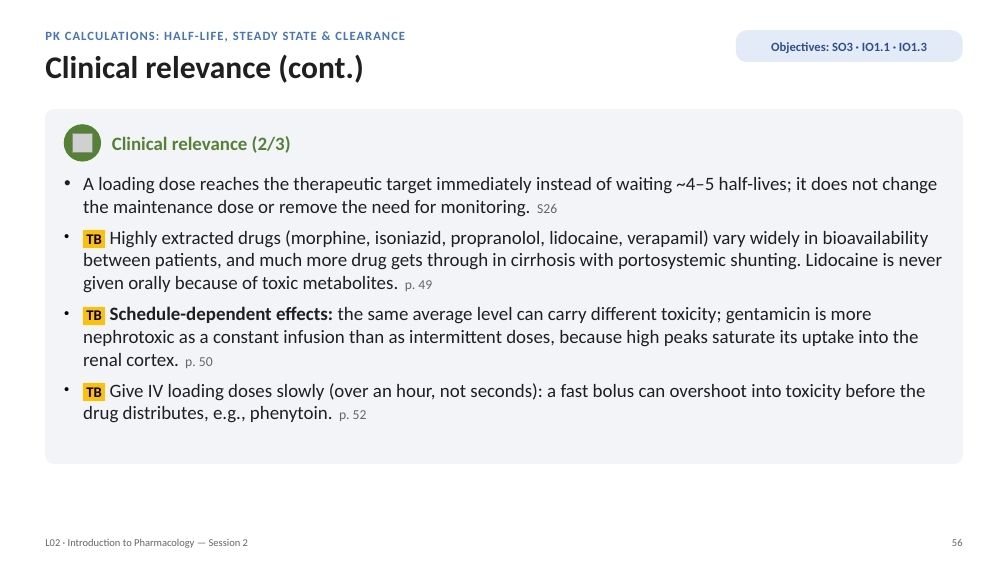
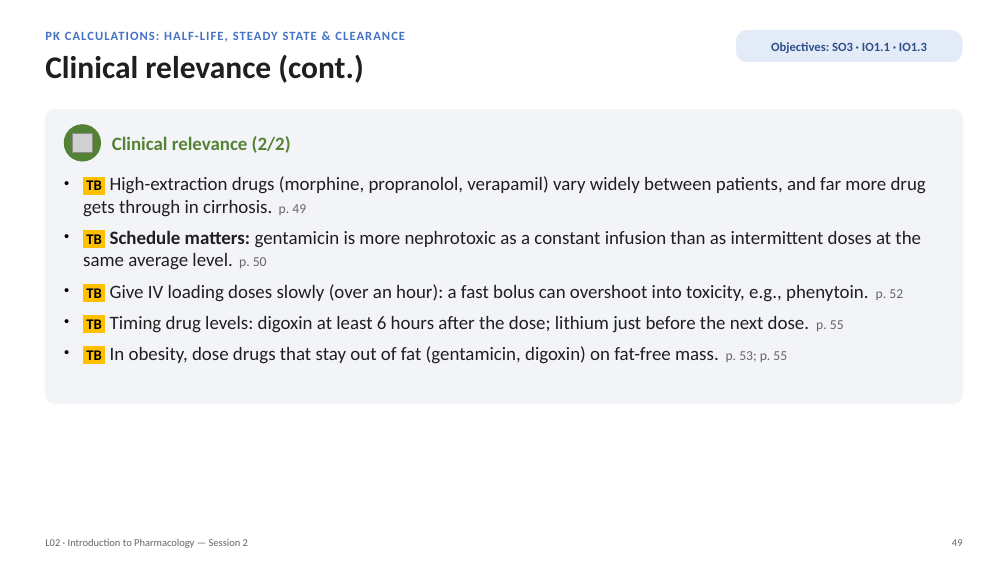
Before and after one commit to bishwokrit/DPAS-Pharm, a slide deck: slide 49 of docs/L02/L02_Unit_1_Introduction_to_Pharmacology_Session_2_study_deck.pptx (slide 56 before the commit). Drawn at 1008x567 pixels with LibreOffice and Linux fonts; fonts in the diff are those of the drawing; grey boxes stand for pictures. Boxes give left, top, right and bottom in pixels: in the first picture for what was removed or moved away, otherwise in the second. Text is boxed around its words. In the diff, an @@ line names an element or a change of style, - is before the commit and + after.

```diff
--- a/docs/L02/L02_Unit_1_Introduction_to_Pharmacology_Session_2_study_deck.pptx
+++ b/docs/L02/L02_Unit_1_Introduction_to_Pharmacology_Session_2_study_deck.pptx
@@ rounded rectangle: place and size @@
-rounded rectangle at box(45, 110, 963, 464)
+rounded rectangle at box(45, 110, 963, 403)
@@ rounded rectangle at box(45, 110, 963, 403): proportions changed @@
@@ text at box(112, 136, 291, 153): text changed @@
-Clinical relevance (2/3)
+Clinical relevance (2/2)
@@ text at box(83, 176, 926, 364): text changed @@
-• A loading dose reaches the therapeutic target immediately instead of waiting ~4–5 half-lives; it does not change the maintenance dose or remove the need for monitoring. S26
-• TB Highly extracted drugs (morphine, isoniazid, propranolol, lidocaine, verapamil) vary widely in bioavailability between patients, and much more drug gets through in cirrhosis with portosystemic shunting. Lidocaine is never given orally because of toxic metabolites. p. 49
-• TB Schedule-dependent effects: the same average level can carry different toxicity; gentamicin is more nephrotoxic as a constant infusion than as intermittent doses, because high peaks saturate its uptake into the renal cortex. p. 50
-• TB Give IV loading doses slowly (over an hour, not seconds): a fast bolus can overshoot into toxicity before the drug distributes, e.g., phenytoin. p. 52
+• TB High-extraction drugs (morphine, propranolol, verapamil) vary widely between patients, and far more drug gets through in cirrhosis. p. 49
+• TB Schedule matters: gentamicin is more nephrotoxic as a constant infusion than as intermittent doses at the same average level. p. 50
+• TB Give IV loading doses slowly (over an hour): a fast bolus can overshoot into toxicity, e.g., phenytoin. p. 52
+• TB Timing drug levels: digoxin at least 6 hours after the dose; lithium just before the next dose. p. 55
+• TB In obesity, dose drugs that stay out of fat (gentamicin, digoxin) on fat-free mass. p. 53; p. 55
@@ text at box(952, 539, 963, 546): text changed @@
-56
+49
```
Also in this commit, not shown: 95 other slides changed, 20 slides removed, 46 other files.
